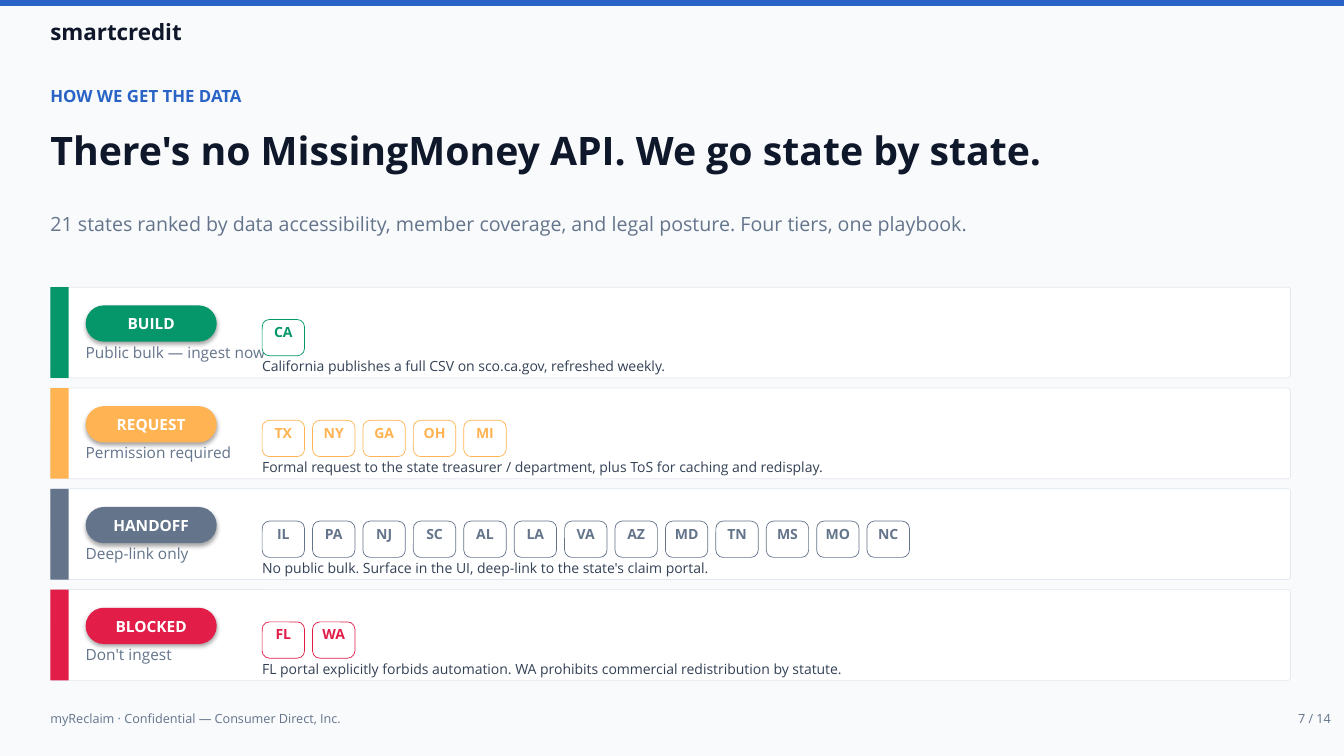
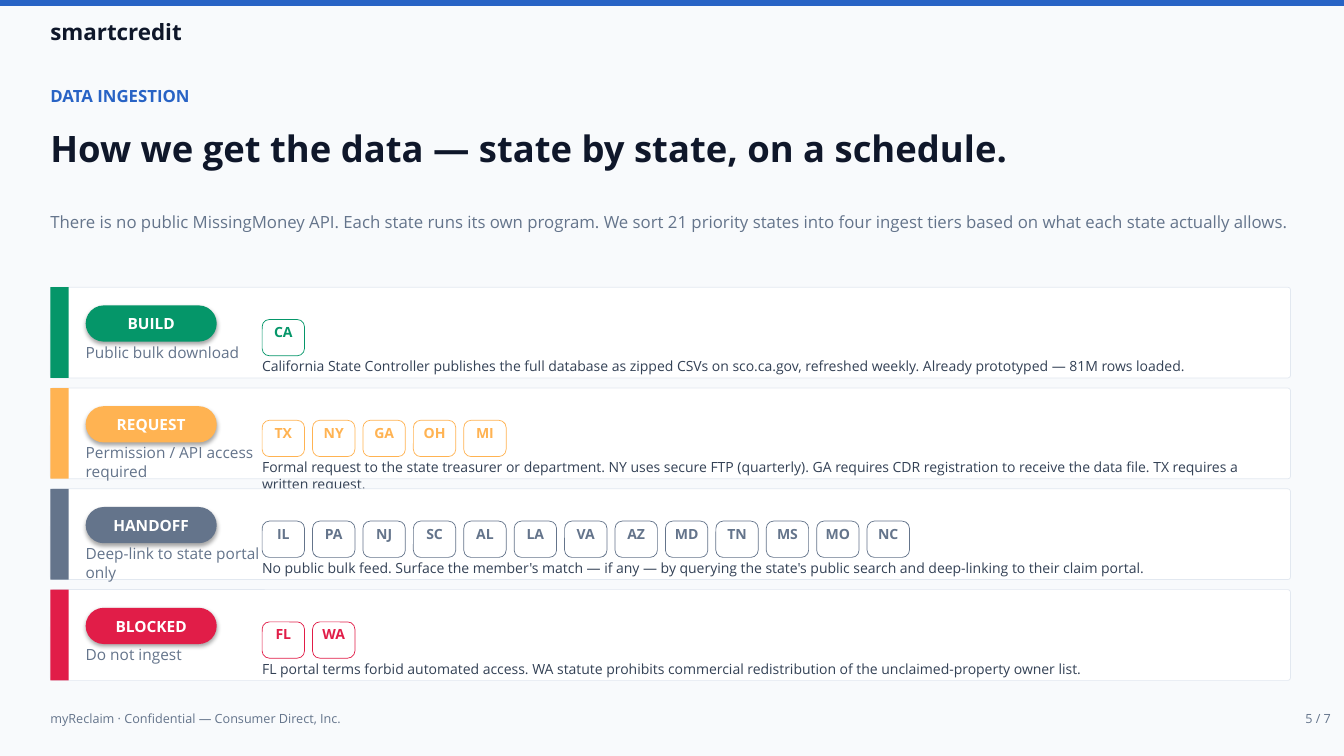
Before and after one commit to ahmedyassineconsumerdirect/cd-getmymoney, a slide deck: slide 5 of myReclaim-Exec-Deck.pptx (slide 7 before the commit). Drawn at 1344x756 pixels with LibreOffice and Linux fonts; fonts in the diff are those of the drawing. Boxes give left, top, right and bottom in pixels: in the first picture for what was removed or moved away, otherwise in the second. Text is boxed around its words. In the diff, an @@ line names an element or a change of style, - is before the commit and + after.

```diff
--- a/myReclaim-Exec-Deck.pptx
+++ b/myReclaim-Exec-Deck.pptx
@@ text at (50, 90, 189, 102): text changed @@
-HOW WE GET THE DATA
+DATA INGESTION
@@ text at (50, 134, 1007, 171): text changed; size 28 to 26 pt @@
-There's no MissingMoney API. We go state by state.
+How we get the data — state by state, on a schedule.
@@ text at (50, 215, 1287, 232): text changed; size 14 to 12 pt @@
-21 states ranked by data accessibility, member coverage, and legal posture. Four tiers, one playbook.
+There is no public MissingMoney API. Each state runs its own program. We sort 21 priority states into four ingest tiers based on what each state actually allows.
@@ text at (86, 344, 239, 358): text changed @@
-Public bulk — ingest now
+Public bulk download
@@ text at (262, 360, 1184, 375): text changed @@
-California publishes a full CSV on sco.ca.gov, refreshed weekly.
+California State Controller publishes the full database as zipped CSVs on sco.ca.gov, refreshed weekly. Already prototyped — 81M rows loaded.
@@ text at (86, 444, 254, 481): text changed @@
-Permission required
+Permission / API access required
@@ text at (262, 461, 1238, 489): text changed @@
-Formal request to the state treasurer / department, plus ToS for caching and redisplay.
+Formal request to the state treasurer or department. NY uses secure FTP (quarterly). GA requires CDR registration to receive the data file. TX requires a written request.
@@ text at (86, 545, 259, 582): text changed @@
-Deep-link only
+Deep-link to state portal only
@@ text at (262, 562, 1144, 577): text changed @@
-No public bulk. Surface in the UI, deep-link to the state's claim portal.
+No public bulk feed. Surface the member's match — if any — by querying the state's public search and deep-linking to their claim portal.
@@ text at (86, 646, 181, 664): text changed @@
-Don't ingest
+Do not ingest
@@ text at (262, 663, 1081, 678): text changed @@
-FL portal explicitly forbids automation. WA prohibits commercial redistribution by statute.
+FL portal terms forbid automated access. WA statute prohibits commercial redistribution of the unclaimed-property owner list.
@@ text at (1305, 714, 1331, 723): text changed @@
-7 / 14
+5 / 7
```
Also in this commit, not shown: 3 other slides changed, 2 slides added, 9 slides removed, 1 other file.
